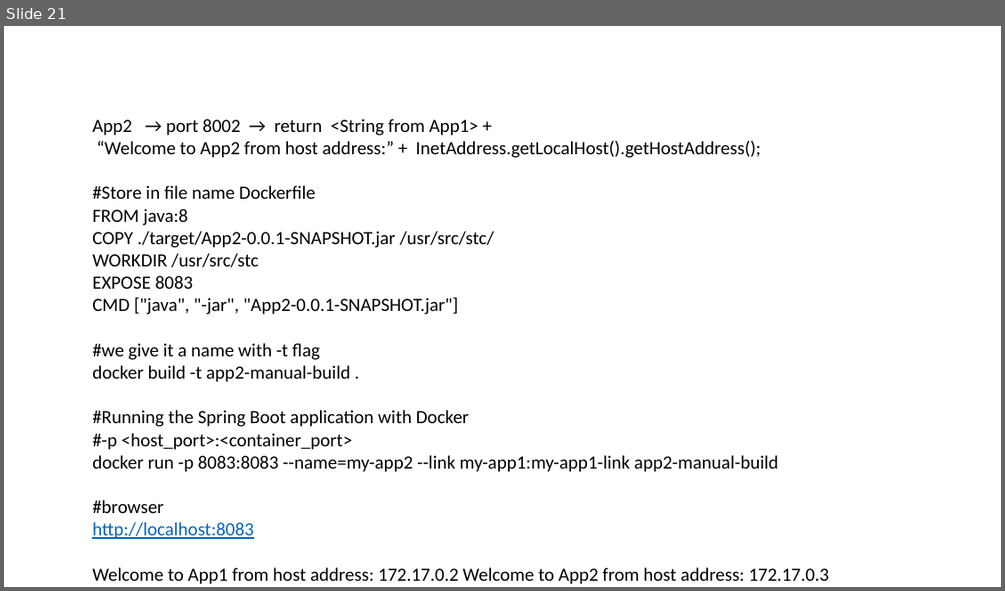
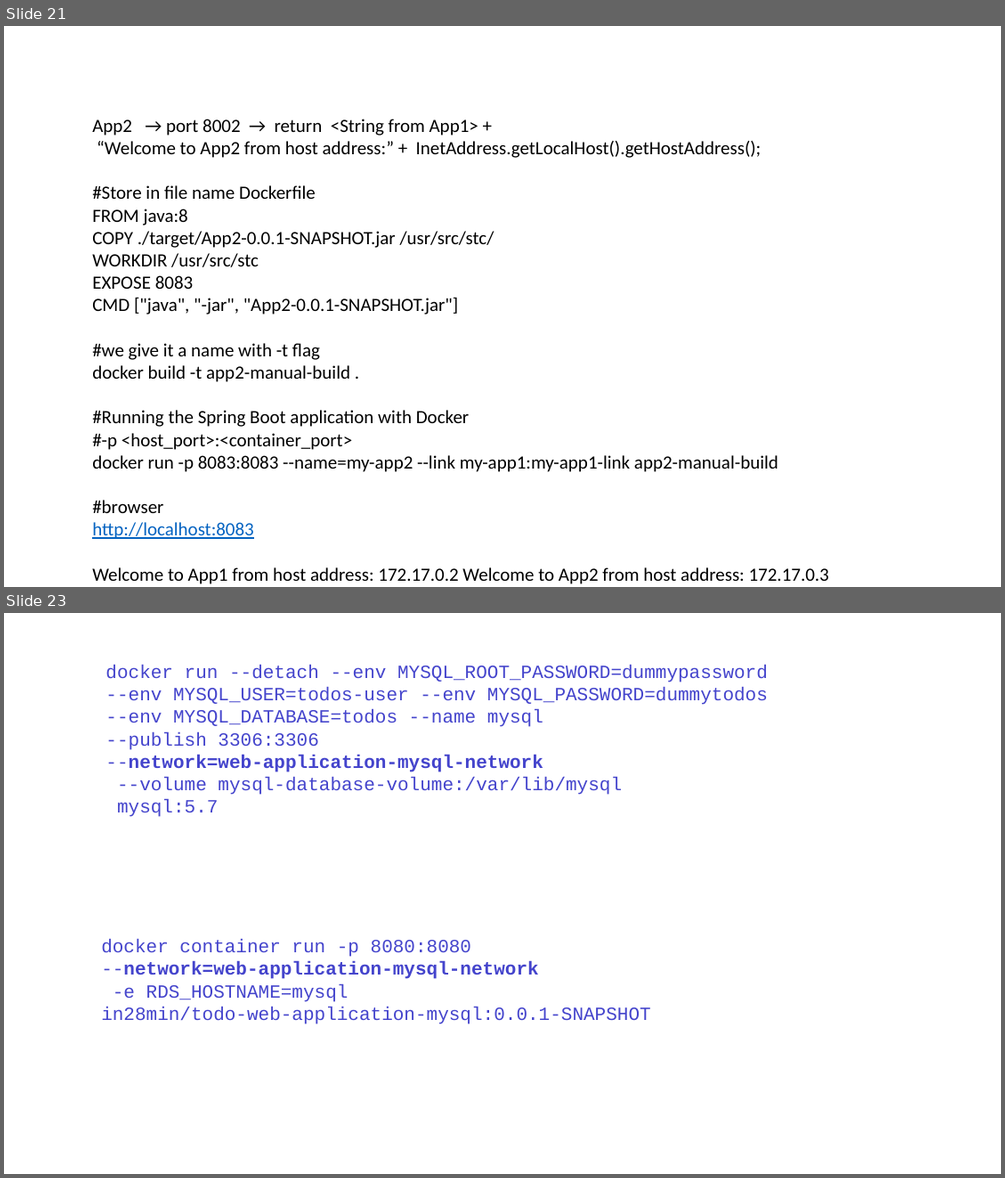
Before and after one commit to SelvamThangaraj/Docker, a slide deck: Docker_training.pptx. Shown one above the other, each under a label of ours: slide 21 before the commit, slides 21 and 23 after it; the slides between them are not shown. The pictures are 1005x591 and 1005x1178 pixels, drawn with LibreOffice and Linux fonts; fonts in the diff are those of the drawing. Boxes give left, top, right and bottom in pixels: in the first picture for what was removed or moved away, otherwise in the second. Text is boxed around its words. In the diff, an @@ line names an element or a change of style, - is before the commit and + after.

```diff
--- a/Docker_training.pptx
+++ b/Docker_training.pptx
@@ slide 23 added at <box>4,613,1001,1174</box>, background #FFFFFF @@
@@ text added at <box>105,665,768,817</box>, 18 pt, text #4444CC @@
+docker run --detach --env MYSQL_ROOT_PASSWORD=dummypassword
+--env MYSQL_USER=todos-user --env MYSQL_PASSWORD=dummytodos
+--env MYSQL_DATABASE=todos --name mysql
+--publish 3306:3306
+--network=web-application-mysql-network
+--volume mysql-database-volume:/var/lib/mysql
+mysql:5.7
@@ text added at <box>101,939,650,1024</box>, 18 pt, text #4444CC @@
+docker container run -p 8080:8080
+--network=web-application-mysql-network
+-e RDS_HOSTNAME=mysql
+in28min/todo-web-application-mysql:0.0.1-SNAPSHOT
```
Also in this commit, not shown: 2 other slides added.
